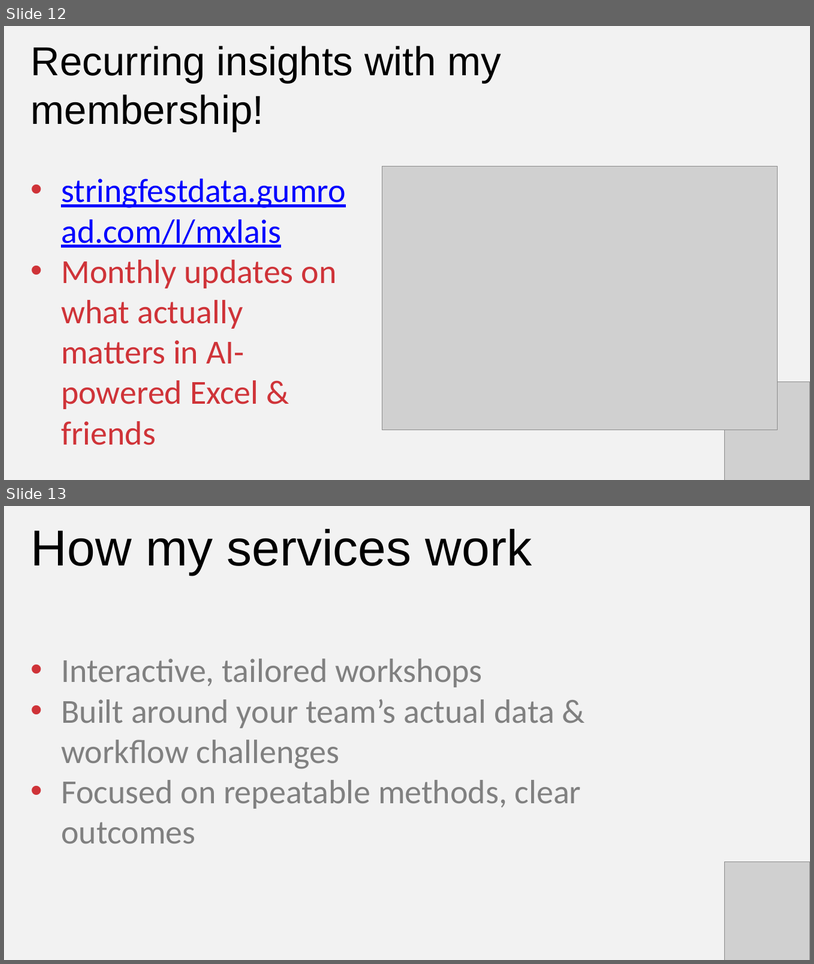
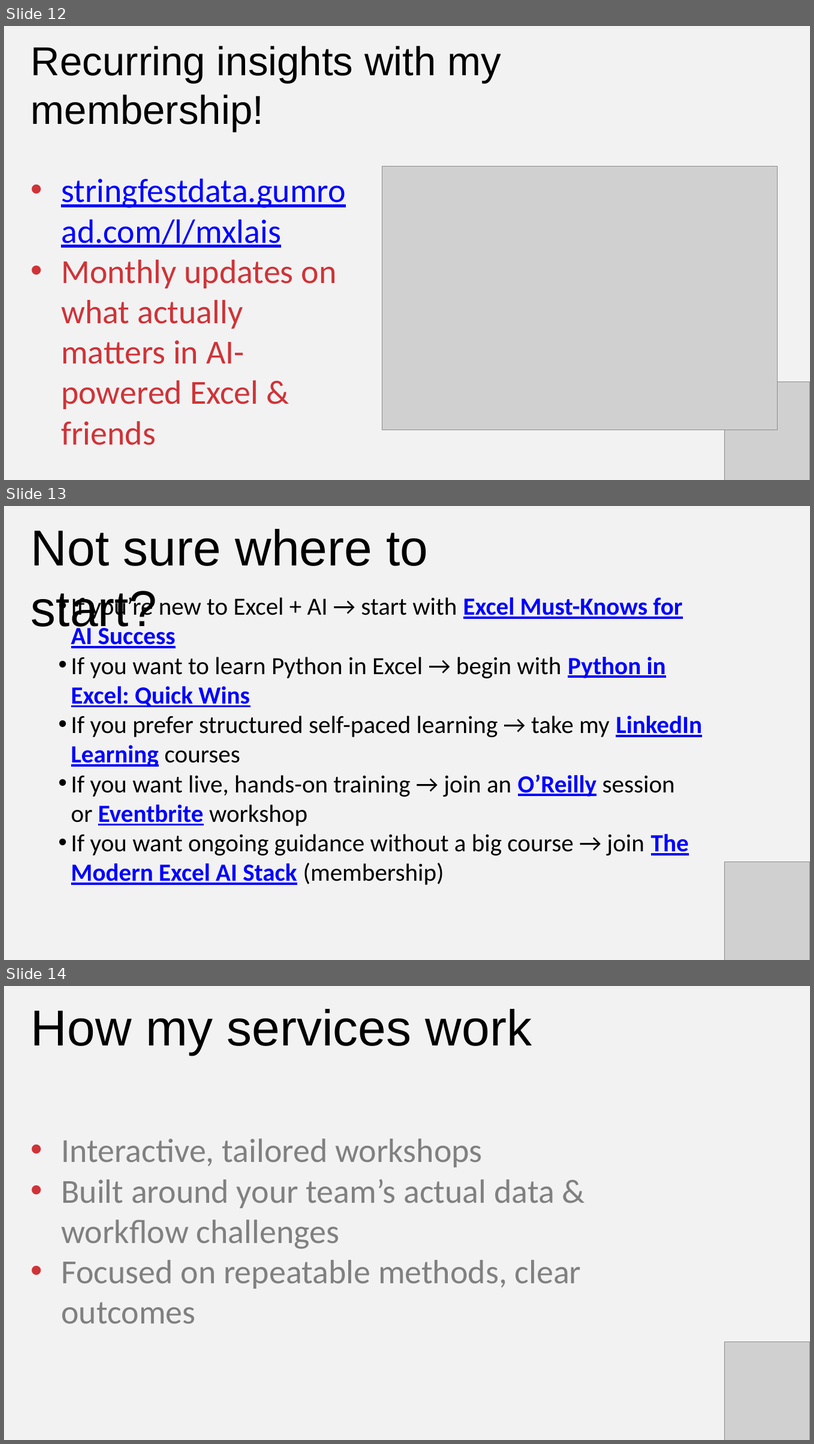
Before and after one commit to stringfestdata/modern-excel-demo-day, a slide deck: modern-excel-demo-day.pptx. Shown one above the other, each under a label of ours: slides 12 and 13 before the commit, slides 12, 13 and 14 after it. The pictures are 814x964 and 814x1444 pixels, drawn with LibreOffice and Linux fonts; fonts in the diff are those of the drawing; grey boxes stand for pictures. Boxes give left, top, right and bottom in pixels: in the first picture for what was removed or moved away, otherwise in the second. Text is boxed around its words. In the diff, an @@ line names an element or a change of style, - is before the commit and + after.

```diff
--- a/modern-excel-demo-day.pptx
+++ b/modern-excel-demo-day.pptx
@@ slide 13 added at (x1=4, y1=506, x2=810, y2=960), background #F2F2F2 @@
@@ text added at (x1=31, y1=529, x2=428, y2=636), 90 pt, text #000000 @@
+Not sure where to start?
@@ text added at (x1=71, y1=594, x2=702, y2=885), 44 pt, text #000000 @@
+• If you’re new to Excel + AI → start with Excel Must-Knows for AI Success
+• If you want to learn Python in Excel → begin with Python in Excel: Quick Wins
+• If you prefer structured self-paced learning → take my LinkedIn Learning courses
+• If you want live, hands-on training → join an O’Reilly session or Eventbrite workshop
+• If you want ongoing guidance without a big course → join The Modern Excel AI Stack (membership)
@@ picture added at (x1=725, y1=861, x2=810, y2=960) @@
@@ what was slide 13 is now slide 14 @@
```
Also in this commit, not shown: 3 slides changed.
